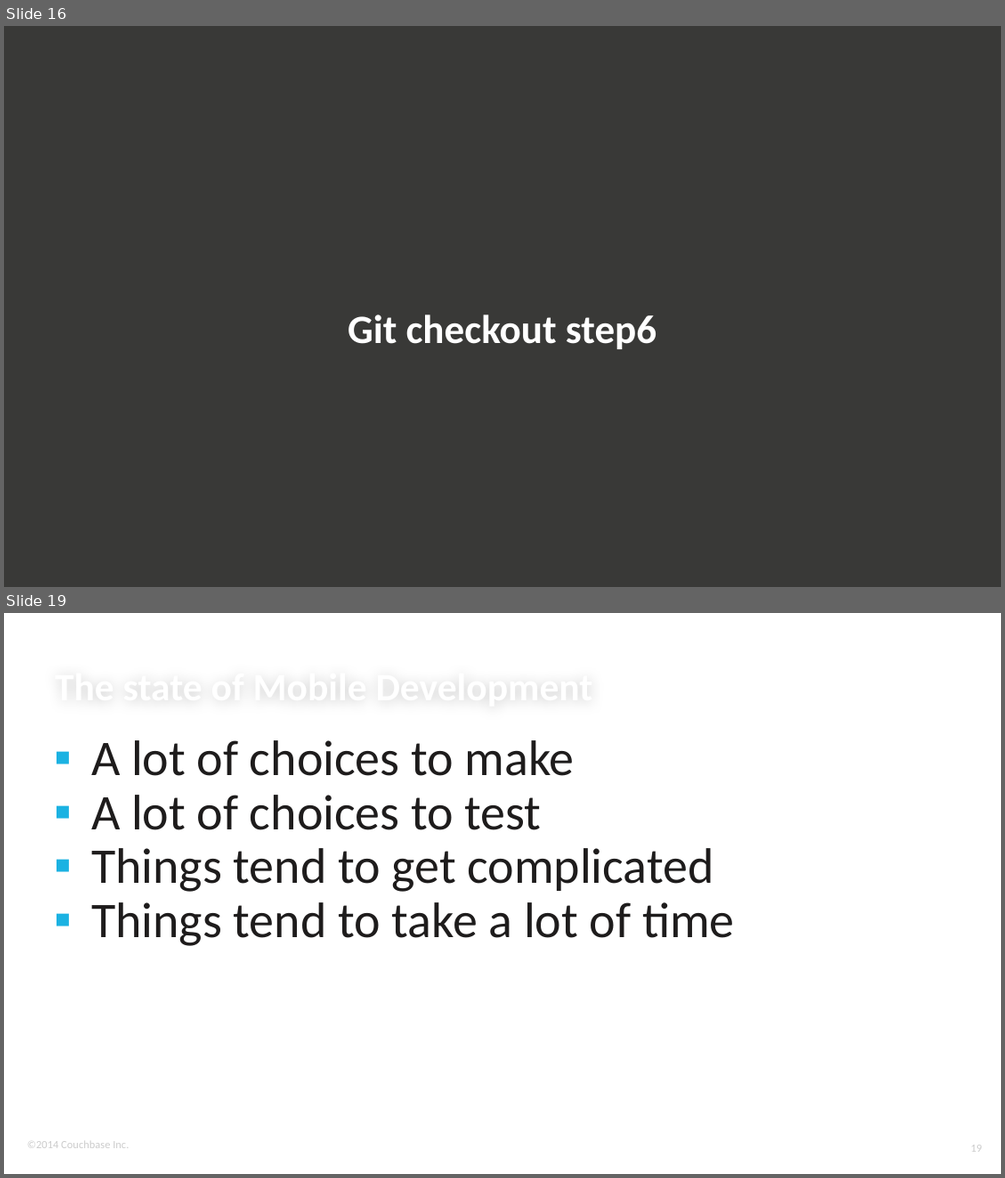
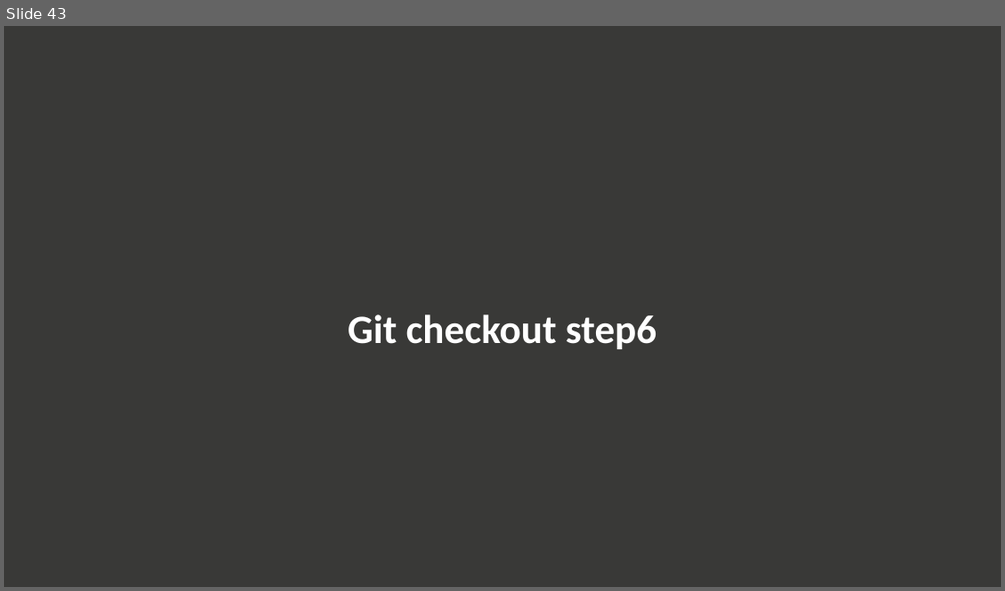
Before and after one commit to ldoguin/couchbase-mobile-android-workshop, a slide deck: AndroidWorkshopMasterDetailFlow.pptx. Shown one above the other, each under a label of ours: slides 16 and 19 before the commit, slide 43 after it; the slides between them are not shown. The pictures are 1005x1178 and 1005x591 pixels, drawn with LibreOffice and Linux fonts; fonts in the diff are those of the drawing; background and template pictures are left out. Boxes give left, top, right and bottom in pixels: in the first picture for what was removed or moved away, otherwise in the second. Text is boxed around its words. In the diff, an @@ line names an element or a change of style, - is before the commit and + after.

```diff
--- a/AndroidWorkshopMasterDetailFlow.pptx
+++ b/AndroidWorkshopMasterDetailFlow.pptx
@@ slide 19 removed at bbox=[4, 613, 1001, 1174], background #FFFFFF @@
@@ title removed at bbox=[55, 615, 927, 709] @@
-The state of Mobile Development
@@ text removed at bbox=[91, 740, 735, 946] @@
-▪ A lot of choices to make
-▪ A lot of choices to test
-▪ Things tend to get complicated
-▪ Things tend to take a lot of time
@@ text removed at bbox=[27, 1141, 129, 1148] @@
-©2014 Couchbase Inc.
@@ page number removed at bbox=[971, 1144, 982, 1151] @@
-19
@@ what was slide 16 is now slide 43 @@
```
Also in this commit, not shown: 4 slides changed, 28 slides added, 46 other slides removed.
